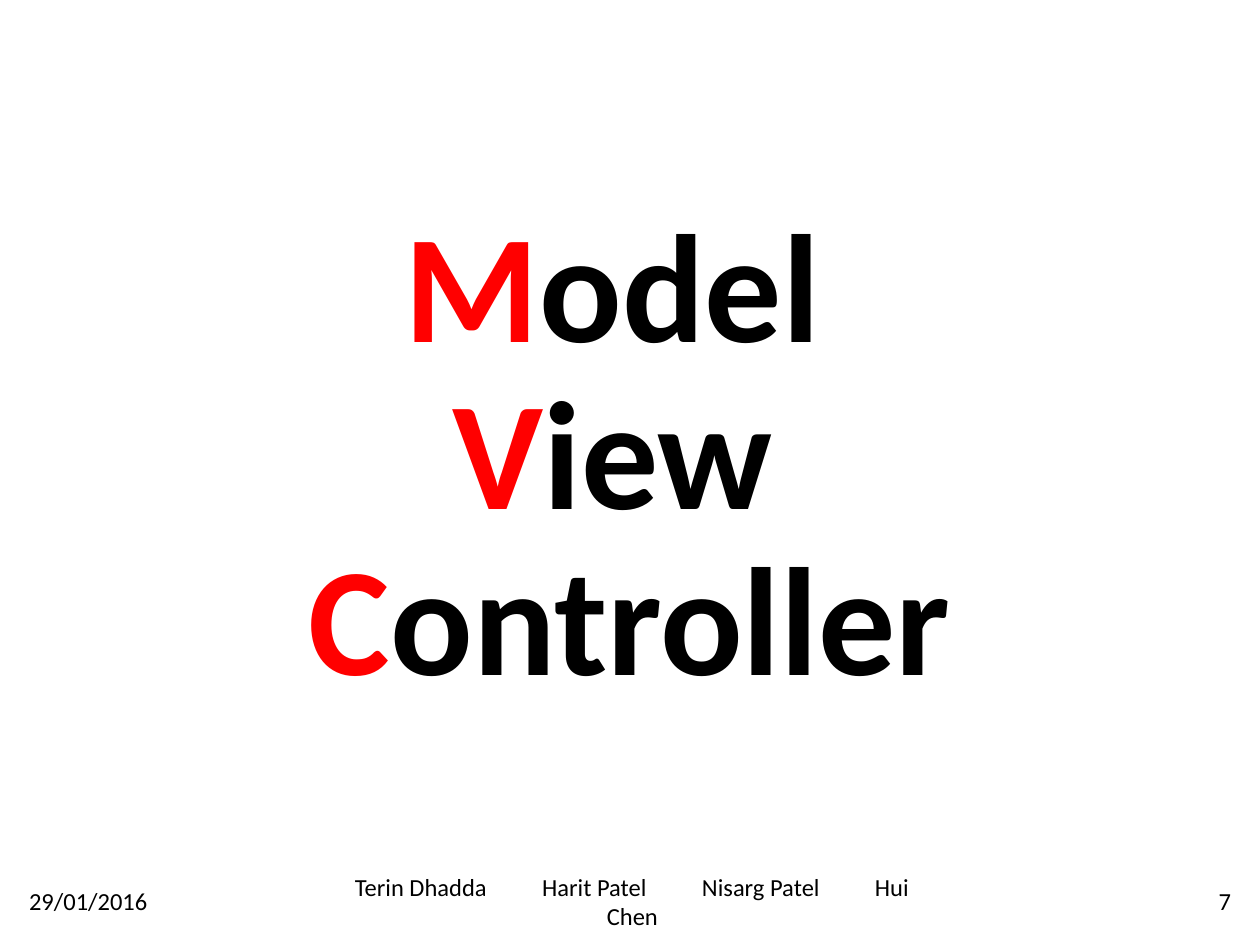
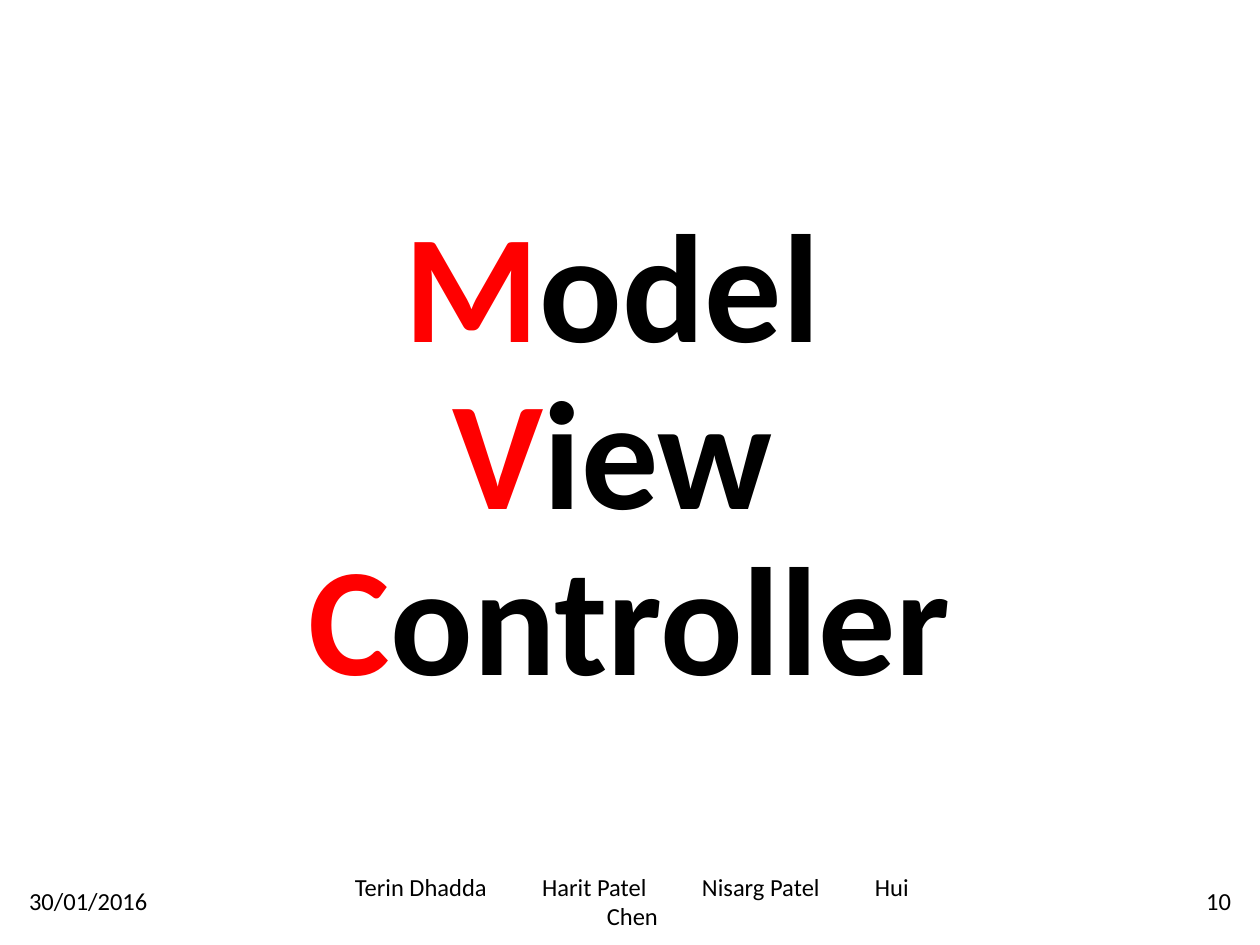
Before and after one commit to ptlharit/OEC, a slide deck: slide 10 of docs/Presentation.pptx (slide 7 before the commit). Drawn at 1260x945 pixels with LibreOffice and Linux fonts; fonts in the diff are those of the drawing; background and template pictures are left out. Boxes give left, top, right and bottom in pixels: in the first picture for what was removed or moved away, otherwise in the second. Text is boxed around its words. In the diff, an @@ line names an element or a change of style, - is before the commit and + after.

```diff
--- a/docs/Presentation.pptx
+++ b/docs/Presentation.pptx
@@ text at (x1=29, y1=893, x2=147, y2=911): text changed @@
-29/01/2016
+30/01/2016
@@ page number at (x1=1206, y1=894, x2=1231, y2=910): text changed @@
-7
+10
```
Also in this commit, not shown: 10 other slides changed, 20 other files.
